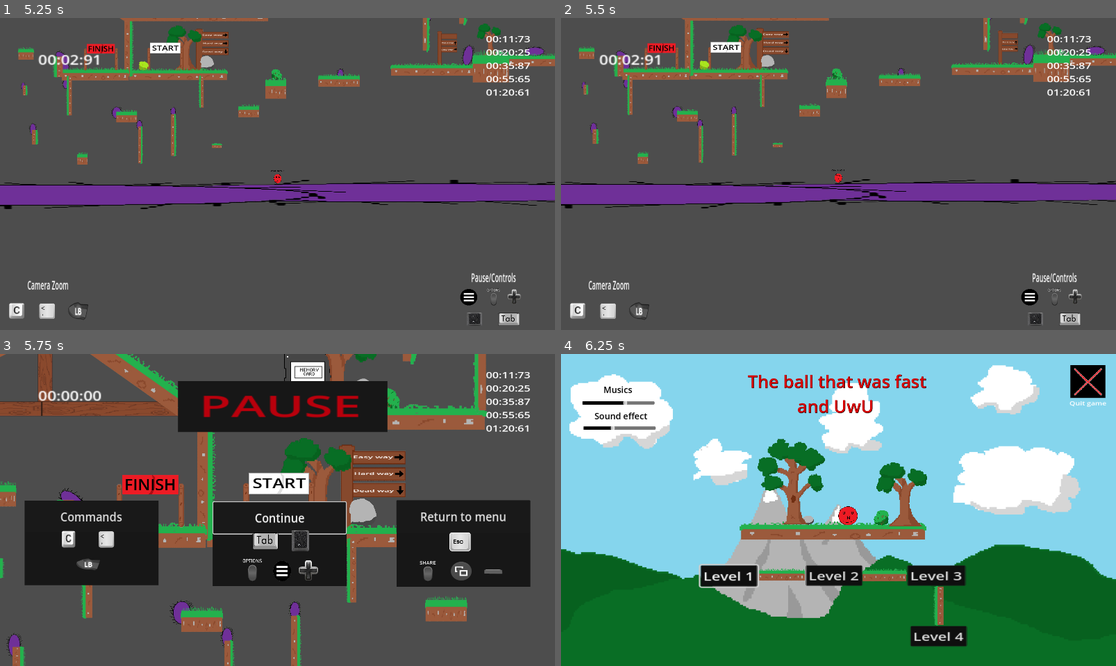
Above: before the commit, frames 1-4 (two rows, left to right).
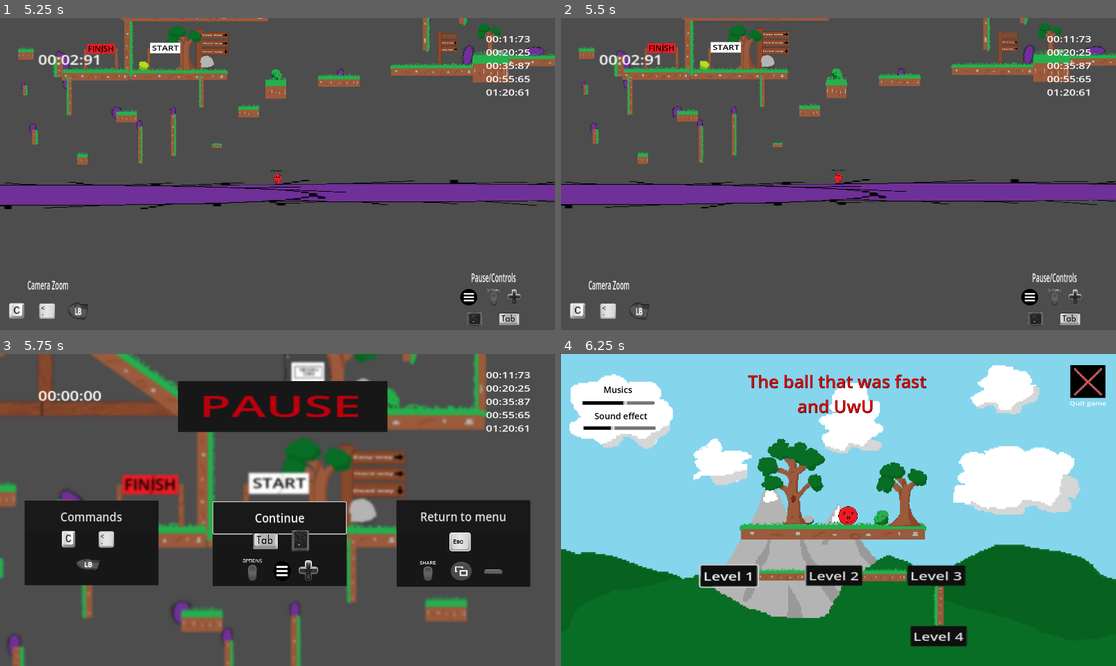
Above: after the commit, the same moments.

Repository: Mahnwe/TheBallThatWasUwU
Game: Godot game, scene res://Scenes/menu.tscn
Same seed, same stepped clock (60 frames per second), same inputs: the game is played once before the commit and once after it. Sound files missing from this copy of the repository are replaced by a short silence.
Inputs (mouse positions are in pixels of both pictures, inside the frame that each line leads up to):
- Up to frame 1 (5.25 s): click "Level 1" at 0.5 s; tap Enter at 1.25 s; move the mouse to (399, 158) at 1.27 s; hold D (move_right) 1.28-2.78 s; tap C (camera_dezoom) at 1.35, 3.6 s; click (399, 158) at 1.42 s; tap Space (jump) at 1.52, 2.27, 3.77, 4.52 s; move the mouse to (166, 189) at 2.02 s; tap Shift (dash) at 2.1, 4.35 s; move the mouse to (333, 105) at 2.77 s; hold A (move_left) 2.78-3.53 s; tap F (next_level) at 2.85, 5.1 s; move the mouse to (249, 236) at 3.52 s; hold D (move_right) 3.53-5.03 s; click (249, 236) at 3.67 s; move the mouse to (444, 220) at 4.27 s; tap Ctrl (menu_when_finish) at 4.9 s; move the mouse to (111, 127) at 5.02 s; hold A (move_left) from 5.03 s (still down)
- Up to frame 2 (5.5 s): keep holding A (move_left); tap Space (jump) at 5.27 s
- Up to frame 3 (5.75 s): keep holding A (move_left); tap Tab (pause) at 5.65 s
- Up to frame 4 (6.25 s): release A (move_left) at 5.75 s; click "Return to menu" at 5.75 s

Frames 1-2 are identical in both runs. In frame 3, 4.2% of the frame differs, in the area x 0-88%, y 0-100%; in frame 4, nothing differs.

Commit message:
Add blur screen when pausing the game

Diff:
--- /dev/null
+++ b/Material/blur.tres
@@ -0,0 +1,7 @@
+[gd_resource type="ShaderMaterial" load_steps=2 format=3 uid="uid://dqtxmq5k4o7yo"]
+
+[ext_resource type="Shader" path="res://Shaders/blur.gdshader" id="1_phwd3"]
+
+[resource]
+shader = ExtResource("1_phwd3")
+shader_parameter/amount = 1.882
--- a/Scenes/pause.tscn
+++ b/Scenes/pause.tscn
@@ -15,6 +15,7 @@
 [ext_resource type="Texture2D" uid="uid://bifgwrqjt20is" path="res://Arts/KeyboardControls/Commakey-removebg-preview.png" id="12_nirwk"]
 [ext_resource type="AudioStream" uid="uid://bcvsiyte7tk2m" path="res://Sound/Effects/ButtonEffect.wav" id="12_r111m"]
 [ext_resource type="Texture2D" uid="uid://egs8r22onfmg" path="res://Arts/ControllerControls/LBbutton-removebg-preview.png" id="13_6ho6x"]
+[ext_resource type="Material" uid="uid://dqtxmq5k4o7yo" path="res://Material/blur.tres" id="16_w6h82"]
 
 [node name="Pause" type="Control"]
 z_index = 5
@@ -46,6 +47,8 @@
 focus_neighbor_top = NodePath("../../ContinueLayer/Continue")
 focus_neighbor_right = NodePath("../../CommandLayer/Command")
 focus_neighbor_bottom = NodePath("../../CommandLayer/Command")
+focus_next = NodePath("../../CommandLayer/Command")
+focus_previous = NodePath("../../ContinueLayer/Continue")
 theme_override_font_sizes/font_size = 25
 text = "Return to menu"
 
@@ -87,6 +90,8 @@
 focus_neighbor_top = NodePath("../../CommandLayer/Command")
 focus_neighbor_right = NodePath("../../ReturnLayer/ReturnToMenu")
 focus_neighbor_bottom = NodePath("../../ReturnLayer/ReturnToMenu")
+focus_next = NodePath("../../ReturnLayer/ReturnToMenu")
+focus_previous = NodePath("../../CommandLayer/Command")
 theme_override_font_sizes/font_size = 25
 text = "Continue"
 
@@ -134,6 +139,8 @@
 focus_neighbor_top = NodePath("../../ReturnLayer/ReturnToMenu")
 focus_neighbor_right = NodePath("../../ContinueLayer/Continue")
 focus_neighbor_bottom = NodePath("../../ContinueLayer/Continue")
+focus_next = NodePath("../../ContinueLayer/Continue")
+focus_previous = NodePath("../../ReturnLayer/ReturnToMenu")
 theme_override_font_sizes/font_size = 25
 text = "Commands"
 
@@ -185,6 +192,19 @@
 [node name="ButtonSound" type="AudioStreamPlayer" parent="." groups=["sound_effect_group"]]
 stream = ExtResource("12_r111m")
 
+[node name="Blur" type="ColorRect" parent="."]
+material = ExtResource("16_w6h82")
+layout_mode = 1
+anchors_preset = 15
+anchor_right = 1.0
+anchor_bottom = 1.0
+offset_left = -2915.0
+offset_top = -1060.0
+offset_right = 3089.0
+offset_bottom = 2766.0
+grow_horizontal = 2
+grow_vertical = 2
+
 [connection signal="focus_entered" from="ReturnLayer/ReturnToMenu" to="." method="_on_button_focus_entered"]
 [connection signal="mouse_exited" from="ReturnLayer/ReturnToMenu" to="." method="_on_return_to_menu_mouse_exited"]
 [connection signal="pressed" from="ReturnLayer/ReturnToMenu" to="." method="_on_return_to_menu_pressed"]
--- a/Scripts/pause.gd
+++ b/Scripts/pause.gd
@@ -28,11 +28,6 @@
 		close_command_panel()
 	if !is_controller_focused and Input.is_action_pressed("ui_up") or Input.is_action_pressed("ui_left") or Input.is_action_pressed("ui_down") or Input.is_action_pressed("ui_right"):
 		$ContinueLayer/Continue.grab_focus()
-	for member in get_tree().get_nodes_in_group("pause_buttons"):
-		if member.has_focus:
-			is_controller_focused = true
-		else:
-			is_controller_focused = false
 	wait_for_focus()
 
 func wait_for_focus():
@@ -43,7 +38,10 @@
 
 
 func _on_return_to_menu_pressed():
-	get_tree().change_scene_to_file("res://Scenes/menu.tscn")
+	if !is_commands_display:
+		get_tree().change_scene_to_file("res://Scenes/menu.tscn")
+	else:
+		pass
 
 
 func _on_continue_pressed():
--- /dev/null
+++ b/Shaders/blur.gdshader
@@ -0,0 +1,8 @@
+shader_type canvas_item;
+
+uniform sampler2D screen_texture : hint_screen_texture, filter_linear_mipmap;
+uniform float amount: hint_range(0.0, 5.0);
+
+void fragment() {
+	COLOR.rgb = textureLod(screen_texture, SCREEN_UV, amount).rgb;
+}
Not shown: 1 places in Scenes/pause.tscn that only renumber resources
